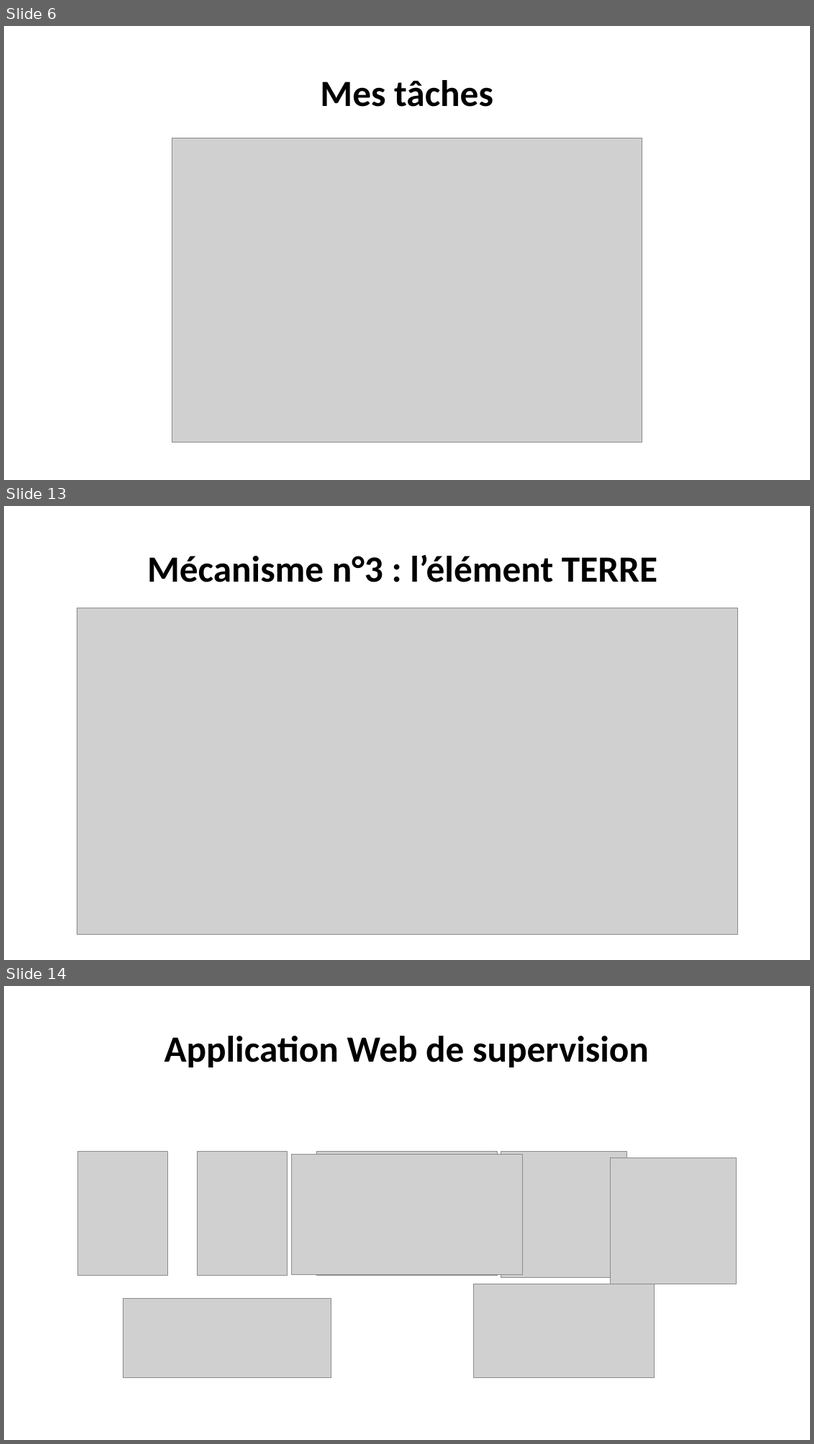
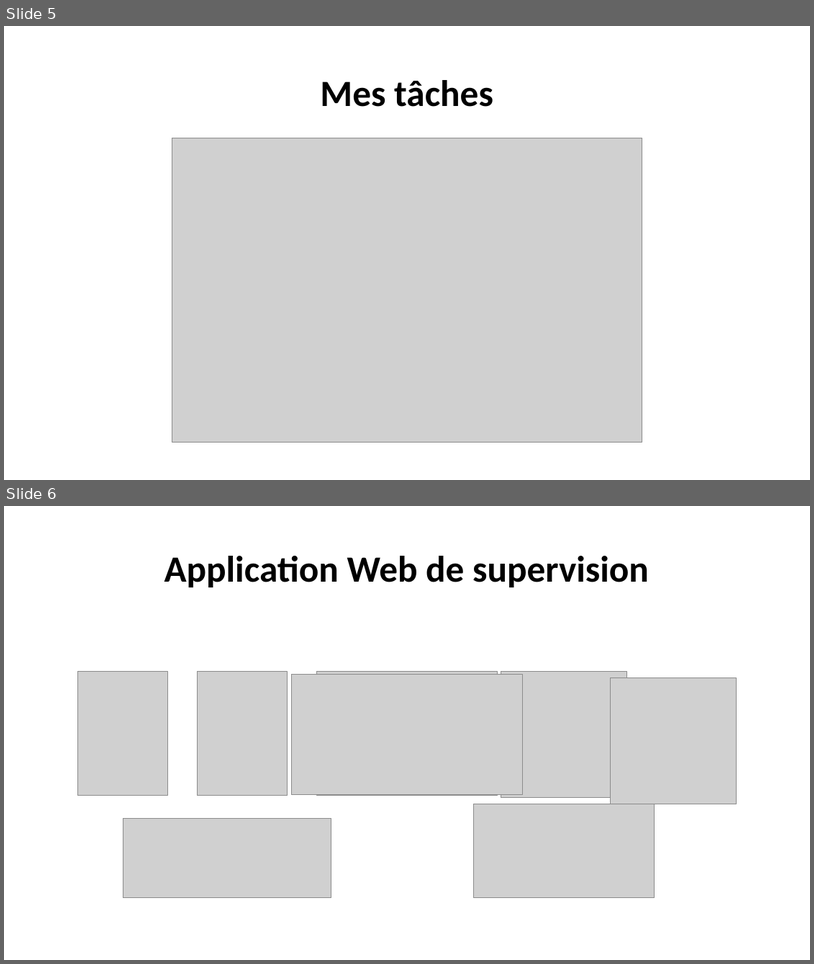
Before and after one commit to corentin-breny/Systeme_Escape_Game_13emePorte, a slide deck: Etudiants/Joshua/PremièreRevueDeProjet.pptx. Shown one above the other, each under a label of ours: slides 6, 13 and 14 before the commit, slides 5 and 6 after it; the slides between them are not shown. The pictures are 814x1444 and 814x964 pixels, drawn with LibreOffice and Linux fonts; fonts in the diff are those of the drawing; grey boxes stand for pictures; background and template pictures are left out. Boxes give left, top, right and bottom in pixels: in the first picture for what was removed or moved away, otherwise in the second. Text is boxed around its words. In the diff, an @@ line names an element or a change of style, - is before the commit and + after.

```diff
--- a/Etudiants/Joshua/PremièreRevueDeProjet.pptx
+++ b/Etudiants/Joshua/PremièreRevueDeProjet.pptx
@@ slide 13 removed at box(4, 506, 810, 960), background picture (left out) @@
@@ title removed at box(147, 555, 658, 582) @@
-Mécanisme n°3 : l’élément TERRE
@@ picture removed at box(77, 608, 738, 934) @@
@@ what was slide 6 is now slide 5 @@
@@ what was slide 14 is now slide 6 @@
```
Also in this commit, not shown: 2 slides changed, 7 other slides removed, 1 other file.
